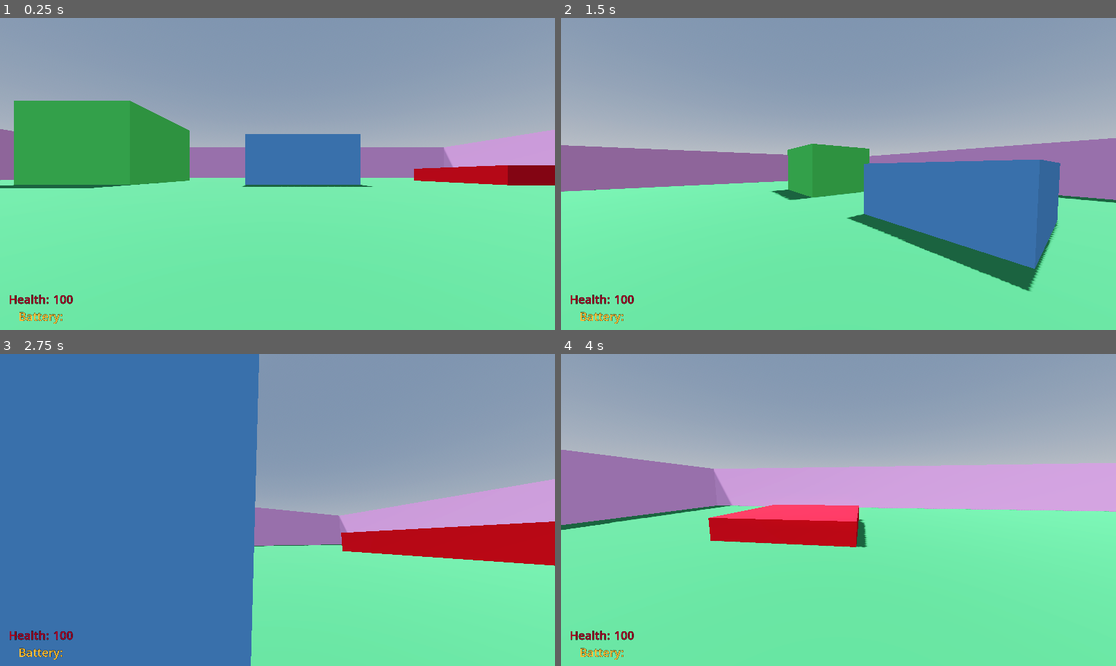
Above: before the commit, frames 1-4 (two rows, left to right).
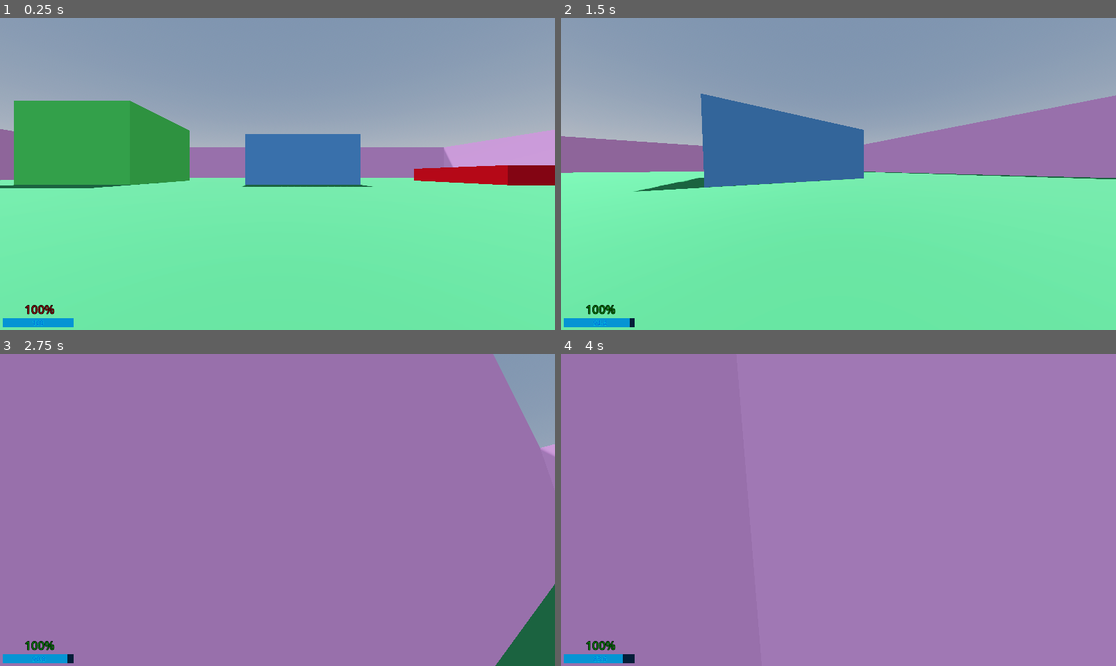
Above: after the commit, the same moments.

Repository: Warladd/RoboRogue
Game: Godot game, scene res://scenes/screens/prototype.tscn
Two runs of this game, one before a commit and one after it. Both use one fixed random seed, a clock stepped at 60 frames per second and the inputs below.
Inputs (mouse positions are in pixels of both pictures, inside the frame that each line leads up to):
- Up to frame 1 (0.25 s): no input
- Up to frame 2 (1.5 s): move the mouse to (866, 174) at 0.52 s; hold W (up) from 0.53 s (still down); tap Shift (dash, bound only after the commit) at 0.6, 1.35 s; tap Space (jump) at 0.77 s; move the mouse to (810, 174) at 1.27 s
- Up to frame 3 (2.75 s): keep holding W (up); tap Space (jump) at 1.52 s; move the mouse to (288, 503) at 2.02 s; tap Shift (dash, bound only after the commit) at 2.1 s
- Up to frame 4 (4 s): keep holding W (up); move the mouse to (832, 516) at 2.77 s; tap Shift (dash, bound only after the commit) at 2.85, 3.6 s; tap Space (jump) at 3.02, 3.77 s; move the mouse to (877, 513) at 3.52 s

The runs differ from the first frame. In frame 1, 0.7% of the frame differs, in the area x 0-14%, y 88-100%; in frame 2, 26%; in frame 3, 96%, in the area x 0-100%, y 0-100%; in frame 4, 95%.
Error before the commit: Invalid assignment of property or key 'text' with value of type 'String' on a base object of type 'null instance'. (res://scripts/player.gd:118)

Commit message:
Created dash
Dash works now as intended

Diff:
--- a/project.godot
+++ b/project.godot
@@ -61,7 +61,7 @@
 "events": [Object(InputEventKey,"resource_local_to_scene":false,"resource_name":"","device":-1,"window_id":0,"alt_press …(182 unchanged characters)…
 ]
 }
-sprint={
+dash={
 "deadzone": 0.5,
 "events": [Object(InputEventKey,"resource_local_to_scene":false,"resource_name":"","device":-1,"window_id":0,"alt_press …(182 unchanged characters)…
 ]
--- a/resources/hud_label_settings.tres
+++ b/resources/hud_label_settings.tres
@@ -2,5 +2,5 @@
 
 [resource]
 font_size = 40
-outline_size = 3
+outline_size = 6
 outline_color = Color(0, 0, 0, 1)
--- a/scenes/player.tscn
+++ b/scenes/player.tscn
@@ -7,13 +7,17 @@
 
 [sub_resource type="CapsuleMesh" id="CapsuleMesh_sihf8"]
 
-[node name="Player" type="CharacterBody3D" node_paths=PackedStringArray("camera", "coyote_timer", "battery_timer", "hud_updates", "hud_overlay")]
+[node name="Player" type="CharacterBody3D" node_paths=PackedStringArray("camera", "coyote_timer", "battery_timer", "dash_timer", "hud_updates", "hud_overlay", "health_val", "battery_val", "battery_label")]
 script = ExtResource("1_qvqio")
 camera = NodePath("Camera3D")
-coyote_timer = NodePath("CoyoteTimer")
-battery_timer = NodePath("BatteryTimer")
+coyote_timer = NodePath("Timers/CoyoteTimer")
+battery_timer = NodePath("Timers/BatteryTimer")
+dash_timer = NodePath("Timers/DashTimer")
 hud_updates = NodePath("HUD/HudUpdates")
 hud_overlay = NodePath("HUD/Overlay")
+health_val = NodePath("HUD/MarginContainer/VBoxContainer/health")
+battery_val = NodePath("HUD/MarginContainer/VBoxContainer/BatteryBar")
+battery_label = NodePath("HUD/MarginContainer/VBoxContainer/BatteryBar/Label")
 
 [node name="CollisionShape3D" type="CollisionShape3D" parent="."]
 shape = SubResource("CapsuleShape3D_ps1sb")
@@ -25,15 +29,22 @@
 transform = Transform3D(1, 0, 0, 0, 1, 0, 0, 0, 1, 0, 0.620912, 0)
 fov = 113.785
 
-[node name="CoyoteTimer" type="Timer" parent="."]
+[node name="Timers" type="Node3D" parent="."]
+
+[node name="CoyoteTimer" type="Timer" parent="Timers"]
 wait_time = 0.15
 one_shot = true
 
-[node name="BatteryTimer" type="Timer" parent="."]
+[node name="BatteryTimer" type="Timer" parent="Timers"]
 autostart = true
+
+[node name="DashTimer" type="Timer" parent="Timers"]
+wait_time = 0.3
+one_shot = true
 
 [node name="HUD" parent="." instance=ExtResource("2_eqyc0")]
 
-[connection signal="timeout" from="BatteryTimer" to="." method="_on_battery_timer_timeout"]
+[connection signal="timeout" from="Timers/BatteryTimer" to="." method="_on_battery_timer_timeout"]
+[connection signal="timeout" from="Timers/DashTimer" to="." method="_on_dash_timer_timeout"]
 
 [editable path="HUD"]
--- a/scenes/screens/hud.tscn
+++ b/scenes/screens/hud.tscn
@@ -1,6 +1,18 @@
-[gd_scene load_steps=2 format=3 uid="uid://bl6o2wj0jm6d2"]
+[gd_scene load_steps=5 format=3 uid="uid://bl6o2wj0jm6d2"]
 
 [ext_resource type="LabelSettings" uid="uid://dic34lb6rh0v8" path="res://resources/hud_label_settings.tres" id="1_5p3qk"]
+
+[sub_resource type="StyleBoxFlat" id="StyleBoxFlat_iy5y6"]
+bg_color = Color(0.0156863, 0.117647, 0.223529, 1)
+
+[sub_resource type="StyleBoxFlat" id="StyleBoxFlat_6vvob"]
+bg_color = Color(0.0196078, 0.580392, 0.831373, 1)
+
+[sub_resource type="LabelSettings" id="LabelSettings_8ambw"]
+font_size = 23
+font_color = Color(0, 0.392157, 0.847059, 1)
+outline_size = 3
+outline_color = Color(0, 0.894118, 0.894118, 1)
 
 [node name="HUD" type="Control"]
 layout_mode = 3
@@ -26,48 +38,48 @@
 anchors_preset = 2
 anchor_top = 1.0
 anchor_bottom = 1.0
-offset_top = -20.0
-offset_right = 30.0
+offset_top = -83.0
+offset_right = 254.0
 grow_vertical = 0
 mouse_filter = 2
-theme_override_constants/margin_left = 30
-theme_override_constants/margin_bottom = 20
+theme_override_constants/margin_left = 10
+theme_override_constants/margin_bottom = 10
 
 [node name="VBoxContainer" type="VBoxContainer" parent="MarginContainer"]
 layout_mode = 2
 mouse_filter = 2
 
-[node name="HBoxContainer" type="HBoxContainer" parent="MarginContainer/VBoxContainer"]
-modulate = Color(0.639216, 0, 0.137255, 1)
+[node name="health" type="Label" parent="MarginContainer/VBoxContainer"]
+modulate = Color(0.486275, 0.0705882, 0.0588235, 1)
 layout_mode = 2
+text = " 100%"
+label_settings = ExtResource("1_5p3qk")
+horizontal_alignment = 1
+vertical_alignment = 1
+
+[node name="BatteryBar" type="ProgressBar" parent="MarginContainer/VBoxContainer"]
+custom_minimum_size = Vector2(0, 30)
+layout_mode = 2
+size_flags_vertical = 3
 mouse_filter = 2
-
-[node name="Label" type="Label" parent="MarginContainer/VBoxContainer/HBoxContainer"]
-layout_mode = 2
-text = "Health:"
-label_settings = ExtResource("1_5p3qk")
-
-[node name="health" type="Label" parent="MarginContainer/VBoxContainer/HBoxContainer"]
-layout_mode = 2
-text = " 100"
-label_settings = ExtResource("1_5p3qk")
-
-[node name="HBoxContainer2" type="CenterContainer" parent="MarginContainer/VBoxContainer"]
-modulate = Color(1, 0.752941, 0.207843, 1)
-layout_mode = 2
-mouse_filter = 2
-
-[node name="Label" type="Label" parent="MarginContainer/VBoxContainer/HBoxContainer2"]
-layout_mode = 2
-text = "Battery:"
-label_settings = ExtResource("1_5p3qk")
-
-[node name="ProgressBar" type="ProgressBar" parent="MarginContainer/VBoxContainer/HBoxContainer2"]
-layout_mode = 2
+theme_override_styles/background = SubResource("StyleBoxFlat_iy5y6")
+theme_override_styles/fill = SubResource("StyleBoxFlat_6vvob")
 step = 0.1
 value = 100.0
 rounded = true
 show_percentage = false
+
+[node name="Label" type="Label" parent="MarginContainer/VBoxContainer/BatteryBar"]
+layout_mode = 1
+anchors_preset = 15
+anchor_right = 1.0
+anchor_bottom = 1.0
+grow_horizontal = 2
+grow_vertical = 2
+text = "100"
+label_settings = SubResource("LabelSettings_8ambw")
+horizontal_alignment = 1
+vertical_alignment = 1
 
 [node name="HudUpdates" type="Control" parent="."]
 anchors_preset = 0
--- a/scripts/player.gd
+++ b/scripts/player.gd
@@ -13,6 +13,13 @@
 @export var max_fall_distance : int = 8
 var gravity = 11
 
+# Movement
+var direction
+var saved_dir
+var input_dir
+var dashing : bool = false
+var can_dash : bool = true
+var dash_speed : float = speed * 3
 
 # Battery
 @export_group("Battery")
@@ -26,17 +33,21 @@
 var look_sensitivity = ProjectSettings.get_setting("player/look_sensitivity")
 
 # HUD
-@onready var health_val := $MarginContainer/VBoxContainer/HBoxContainer/health
-@onready var battery_val := $MarginContainer/VBoxContainer/HBoxContainer2/battery
 var hud_item = preload("res://scripts/hud_item.gd")
 
 # Nodes
 @export_group("Nodes")
 @export var camera : Camera3D
+# Timers
 @export var coyote_timer : Timer
 @export var battery_timer : Timer
+@export var dash_timer : Timer
+# HUD Nodes
 @export var hud_updates : Control
 @export var hud_overlay : ColorRect
+@export var health_val : Label
+@export var battery_val : ProgressBar
+@export var battery_label : Label
 
 func _ready() -> void:
 	# Making player accessible to other scripts
@@ -44,24 +55,34 @@
 	# Makes mouse invisible
 	Input.set_mouse_mode(Input.MOUSE_MODE_CAPTURED)
 
-
 func _unhandled_input(event) -> void:
 	if event is InputEventMouseMotion:
 		rotate_y(-event.relative.x * look_sensitivity)
 		camera.rotate_x(-event.relative.y * look_sensitivity)
 		camera.rotation.x = clamp(camera.rotation.x, -PI/2, PI/2)
-		update_hud()
 
 func _physics_process(delta) -> void:
 	# Movement and Gravity
-	var horizontal_velocity = Input.get_vector("left", "right", "up", "down")
-	var direction = (transform.basis * Vector3(horizontal_velocity.x, 0, horizontal_velocity.y)).normalized()
-	if is_on_floor() or (!coyote_timer.is_stopped() and velocity.y <= 0):
+	if !dashing:
+		input_dir = Input.get_vector("left", "right", "up", "down")
+		direction = (transform.basis * Vector3(input_dir.x, 0, input_dir.y)).normalized()
+		if direction:
+			saved_dir = direction
+
+	if Input.is_action_just_pressed("dash"):
+		if !can_dash:
+			return
+		can_dash = false
+		dashing = true
+		lose_battery(base_battery_drain_speed * 10)
+		dash_timer.start()
+
+	if is_on_floor() or (!coyote_timer.is_stopped() and velocity.y <= 0) and !dashing:
 		if direction:
 			battery_drain_speed = base_battery_drain_speed * 3
 			velocity.x = direction.x * speed
 			velocity.z = direction.z * speed
-		else:
+		elif !direction:
 			battery_drain_speed = base_battery_drain_speed
 			velocity.x = 0.0
 			velocity.z = 0.0
@@ -69,27 +90,37 @@
 		if Input.is_action_just_pressed("jump"):
 			lose_battery(base_battery_drain_speed * 5)
 			velocity.y = jump_velocity
+
 	else:
+		if dashing:
+			pass
 		# Inertia
 		velocity.x = lerp(velocity.x, direction.x * speed, delta * 3.0)
 		velocity.z = lerp(velocity.z, direction.z * speed, delta * 3.0)
 		# Gravity
 		velocity.y -= gravity * delta
-		if position.z >= max_fall_distance:
-			get_tree().reload_current_scene()
+		#if position.y >= max_fall_distance:
+			#get_tree().reload_current_scene()
+
+	if dashing:
+		if !direction:
+			direction = saved_dir
+		if is_on_floor():
+			velocity = lerp(velocity, velocity * dash_speed, 10 * delta)
+			velocity.y = 0
+		elif !is_on_floor():
+			velocity = lerp(velocity, velocity * dash_speed, 0.2 * delta)
+			velocity.y = 0
 
 	# Head Bob
-	t_bob += delta * velocity.length() * float(is_on_floor())
-	camera.transform.origin = headbob(t_bob)
+	if !dashing:
+		t_bob += delta * velocity.length() * float(is_on_floor())
+		camera.transform.origin = headbob(t_bob)
 
 	# Changes the fov based on speed
 	var velocity_clamped = clamp(velocity.length(), 0.5, speed * 2)
 	var target_fov = BASE_FOV + FOV_CHANGE + velocity_clamped
 	camera.fov = lerp(camera.fov, target_fov, delta * 8.0)
-
-	# Escape key quits the game.
-	if Input.is_action_just_pressed("esc"):
-		get_tree().quit()
 
 	# Checks if the player is on the ground.
 	var was_on_floor = is_on_floor()
@@ -99,6 +130,11 @@
 	# If the player was on the ground and is no longer on the ground it starts the coyote jump timer.
 	if was_on_floor and !is_on_floor():
 		coyote_timer.start()
+
+func _input(event) -> void:
+	# Escape key quits the game.
+	if Input.is_action_just_pressed("esc"):
+		get_tree().quit()
 
 func headbob(time) -> Vector3:
 	var pos = Vector3.ZERO
@@ -115,8 +151,16 @@
 	update_hud()
 
 func update_hud() -> void:
-	health_val.text = " " + str(health)
-	battery_val.text = " " + str(battery_life) + "%"
+	health_val.text = " " + str(health) + "%"
+	battery_val.value = battery_life
+	battery_label.text = " " + str(battery_life)
+
+	if health > 60:
+		health_val.modulate = Color("007305")
+	elif health > 35:
+		health_val.modulate = Color("989a21")
+	elif health <= 35:
+		health_val.modulate = Color("7c120f")
 
 func add_hud_update(qty,text,color) -> void:
 	var lab = hud_item.instantiate()
@@ -128,3 +172,7 @@
 	var tween = get_tree().create_tween()
 	tween.tween_property(hud_overlay, "color", color, 0.1)
 	tween.tween_property(hud_overlay, "color", Color(1,0,0,0), 0.7)
+
+func _on_dash_timer_timeout():
+	dashing = false
+	can_dash = true
